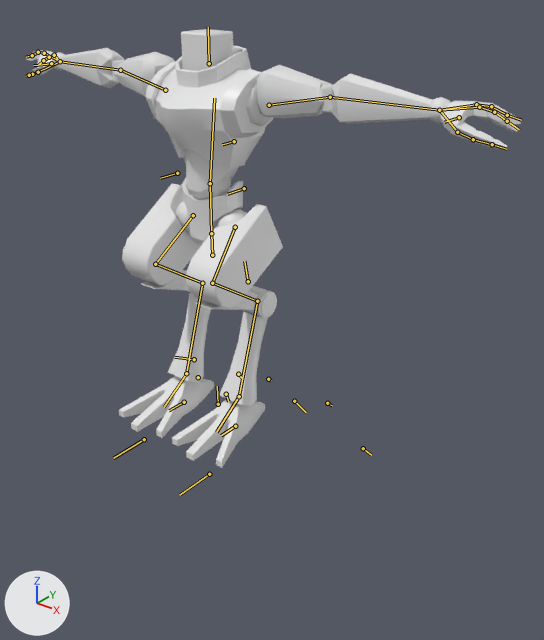
Before and after pictures for a commit that changed the Blender file Game/Assets/SAGYO/char/m_exBone_commit.blend.
Before and after are seen from a 50 mm lens placed at (21.2, -22.4, 19.4), pointed at (2.3, 1.2, 4.7). Every picture has the same lights, and +X, +Y and +Z are marked at lower left. The bones that bend it are drawn over the model as lines.

Objects in the first picture: 'm_arm1', 'm_arm2', 'm_body', 'm_body_joint', 'm_foot1', 'm_foot2', 'm_foot3', 'm_foot4', 'm_foot_joint', 'm_hand', 'm_hand_joint', 'm_head', 'm_heel', 'm_sholder_joint'.
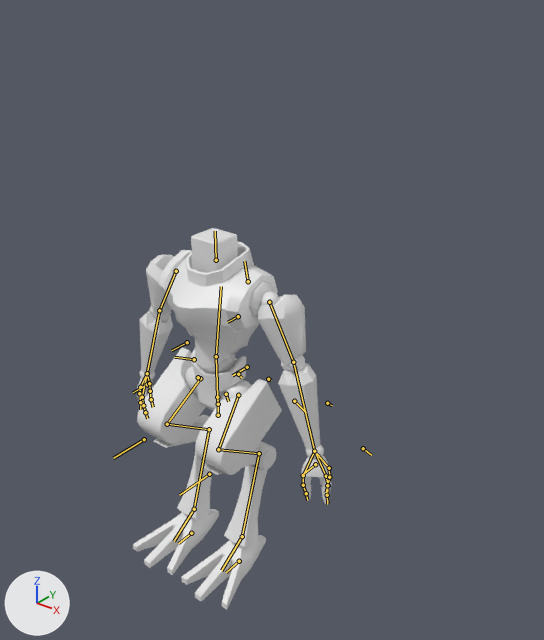
The newer file adds an action. The first version stands in its rest pose; the second is drawn at frame 0 of the action 'death'.

The change in detail:
Bone 'Bone' (bone_bone) moves from (0.0, 0.0, 0.0) to (0.0, -8.21, 0.0).
Bone 'Bone.002_L.001' (bone_bone_002_l_001) turns from (0, 0, 0) to (0, 0, -74) degrees about its own x, y and z.
Bone 'Bone.002_R.001' (bone_bone_002_r_001) turns from (0, 0, 0) to (0, 0, 72) degrees about its own x, y and z.

Pixel boxes (x1, y1, x2, y2) of what changed, in the pictures (544 x 640 px):
'm_body', posed (8% narrower, 15% shorter): before (145, 46, 274, 245); after (159, 241, 278, 410)
'm_foot1', posed (10% narrower): before (122, 183, 283, 309); after (137, 347, 282, 475)
'm_foot4', posed (9% narrower, 10% taller): before (119, 376, 265, 468); after (133, 509, 266, 610)
'm_arm2', posed (52% narrower, 84% taller): before (58, 48, 432, 124); after (140, 310, 320, 451)
'm_arm1', posed (29% narrower, 72% taller): before (112, 52, 337, 119); after (146, 255, 306, 371)
'm_foot3', posed: before (168, 293, 268, 406); after (177, 452, 268, 547)
'm_hand', posed (61% narrower, 26% taller): before (26, 50, 522, 150); after (137, 378, 331, 504)
'm_head', posed (9% narrower, 7% taller): before (181, 29, 233, 71); after (191, 228, 238, 273)
'm_foot2', posed: before (141, 270, 258, 310); after (154, 421, 259, 475)
'm_heel', posed: before (188, 286, 277, 318); after (196, 415, 276, 470)
'm_foot_joint', posed: before (176, 201, 247, 234); after (185, 366, 252, 400)
'm_hand_joint', posed (53% narrower, 26% taller): before (51, 52, 450, 123); after (139, 370, 324, 460)
'm_body_joint', posed (14% narrower, 12% shorter): before (190, 177, 231, 200); after (200, 354, 235, 374)
'm_sholder_joint', posed: before (258, 105, 271, 117); after (260, 291, 280, 307)
bone 'Bone', root to tip: before (212, 255) to (211, 233); after (218, 415) to (217, 397)
bone 'Bone.002_L.001', root to tip: before (269, 105) to (330, 97); after (269, 302) to (293, 362)
bone 'Bone.002_R.001', root to tip: before (165, 90) to (120, 70); after (176, 271) to (159, 310)
